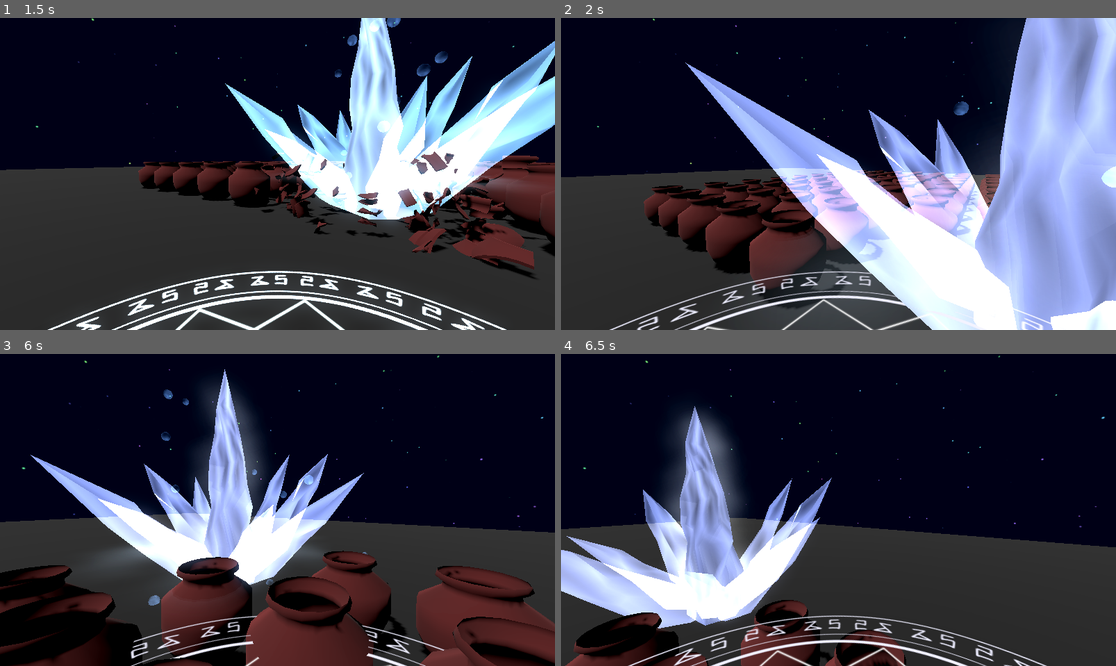
Above: before the commit, frames 1-4 (two rows, left to right).
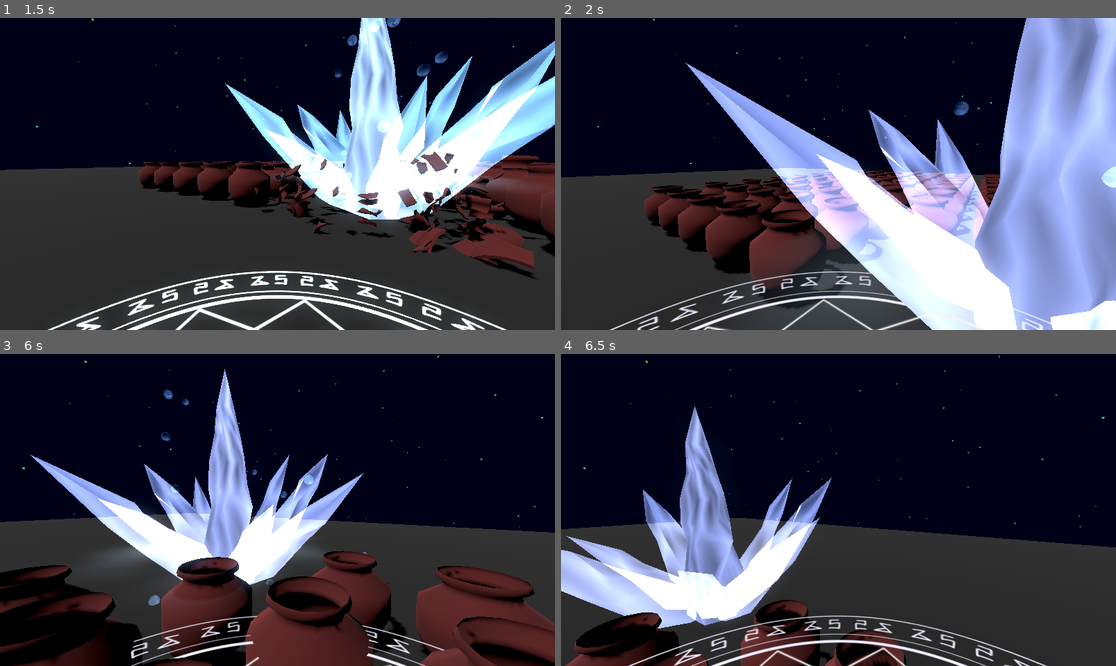
Above: after the commit, the same moments.

Repository: wispykey/shader-dump
Game: Godot game, scene res://demo_map.tscn
The game is run twice, just before and just after one commit, with the same random seed, the same clock (stepped at 60 frames per second) and the same inputs.
Inputs (mouse positions are in pixels of both pictures, inside the frame that each line leads up to):
- Up to frame 1 (1.5 s): tap Enter (ui_accept) at 0.5, 0.77 s; move the mouse to (399, 158) at 0.52 s; hold Right (ui_right) 0.53-1.28 s; click (399, 158) at 0.67 s; move the mouse to (249, 174) at 1.27 s; hold Up (ui_up) from 1.28 s (still down)
- Up to frame 2 (2 s): keep holding Up (ui_up); tap Enter (ui_accept) at 1.52 s
- Up to frame 3 (6 s): move the mouse to (288, 503) at 2.02 s; move the mouse to (271, 516) at 2.77 s; click (271, 516) at 2.92 s; tap Enter (ui_accept) at 3.02, 3.77, 4.52 s; move the mouse to (316, 513) at 3.52 s; move the mouse to (233, 506) at 4.27 s; move the mouse to (283, 510) at 5.02 s; click (283, 510) at 5.17 s; move the mouse to (255, 503) at 5.77 s; release Up (ui_up) at 5.78 s; hold Right (ui_right) from 5.78 s (still down)
- Up to frame 4 (6.5 s): keep holding Right (ui_right); tap Enter (ui_accept) at 6.02 s

Frame 1 is identical in both runs. In frame 2, 2.3% of the frame differs, in the area x 71-100%, y 37-100%; in frame 3, 2.5%; in frame 4, 3.4%, in the area x 18-35%, y 18-86%.

Commit message:
Adjust alpha fades of shards

Diff:
--- a/3D/SoulFreeze/soul_freeze.tscn
+++ b/3D/SoulFreeze/soul_freeze.tscn
@@ -444,7 +444,7 @@
 tracks/14/interp = 1
 tracks/14/loop_wrap = true
 tracks/14/keys = {
-"times": PackedFloat32Array(0.04418792, 0.26666668, 0.9, 2.1526976, 2.7666667, 3.1),
+"times": PackedFloat32Array(0.04418792, 0.26666668, 0.9, 2.2, 2.7666667, 3.1),
 "transitions": PackedFloat32Array(1.2311445, 0.49999997, 0.7845841, 0.7845841, 2.0000007, 1),
 "update": 0,
 "values": [Color(1.4314969, 1.5976101, 2.2970352, 0), Color(1.5959109, 2.227999, 2.603, 0.788), Color(1.4314969, 1.5976101, 2.2970352, 0.6117647), Color(1.4319261, 1.5980874, 2.2977145, 0.40784314), Color(1.0037289, 1.1220398, 1.6201918, 0.32941177), Color(0.6117647, 0.6862745, 1, 0.05882353)]
@@ -480,10 +480,10 @@
 tracks/17/interp = 1
 tracks/17/loop_wrap = true
 tracks/17/keys = {
-"times": PackedFloat32Array(0.26666668, 0.4, 0.7, 2.0333333),
-"transitions": PackedFloat32Array(1.9318736, 1, 0.4204483, 0.5946034),
-"update": 0,
-"values": [Vector3(3, 1, 3), Vector3(7, 1, 7), Vector3(6.8, 1, 6.8), Vector3(6.6, 1, 6.6)]
+"times": PackedFloat32Array(0.26666668, 0.4, 0.7, 2.3, 2.7666667, 3.4),
+"transitions": PackedFloat32Array(1.9318736, 1, 0.4204483, 1, 0.57434905, 0.73204273),
+"update": 0,
+"values": [Vector3(3, 1, 3), Vector3(7.1, 1, 7.1), Vector3(6.8, 1, 6.8), Vector3(6.6, 1, 6.6), Vector3(6.4, 1, 6.4), Vector3(1, 1, 1)]
 }
 tracks/18/type = "value"
 tracks/18/imported = false
@@ -511,7 +511,7 @@
 shading_mode = 0
 vertex_color_use_as_albedo = true
 vertex_color_is_srgb = true
-albedo_color = Color(0.95, 0.9775, 1, 0.29803923)
+albedo_color = Color(0.68693566, 0.8537742, 0.99112445, 0.29803923)
 albedo_texture = ExtResource("6_fqosr")
 billboard_mode = 3
 billboard_keep_scale = true
@@ -522,7 +522,7 @@
 proximity_fade_distance = 0.3
 
 [sub_resource type="Curve" id="Curve_5ydq1"]
-_data = [Vector2(0, 0), 0.0, 0.0, 0, 0, Vector2(0.42439023, 0.5439663), 0.0, 0.0, 0, 0, Vector2(0.99999, 0), 0.0, 0.0, 0, 0, Vector2(1, 0), 0.0, 0.0, 0, 0]
+_data = [Vector2(0, 0), 0.0, 0.0, 0, 0, Vector2(0.42732558, 0.12686563), 0.0, 0.0, 0, 0, Vector2(0.99999, 0), 0.0, 0.0, 0, 0, Vector2(1, 0), 0.0, 0.0, 0, 0]
 point_count = 4
 
 [sub_resource type="CurveTexture" id="CurveTexture_t6q70"]
@@ -797,7 +797,7 @@
 [node name="IcySmokeShard" type="GPUParticles3D" parent="." unique_id=548237200]
 material_override = SubResource("StandardMaterial3D_3e3ww")
 emitting = false
-amount = 200
+amount = 60
 lifetime = 3.0
 explosiveness = 0.83
 fixed_fps = 60
